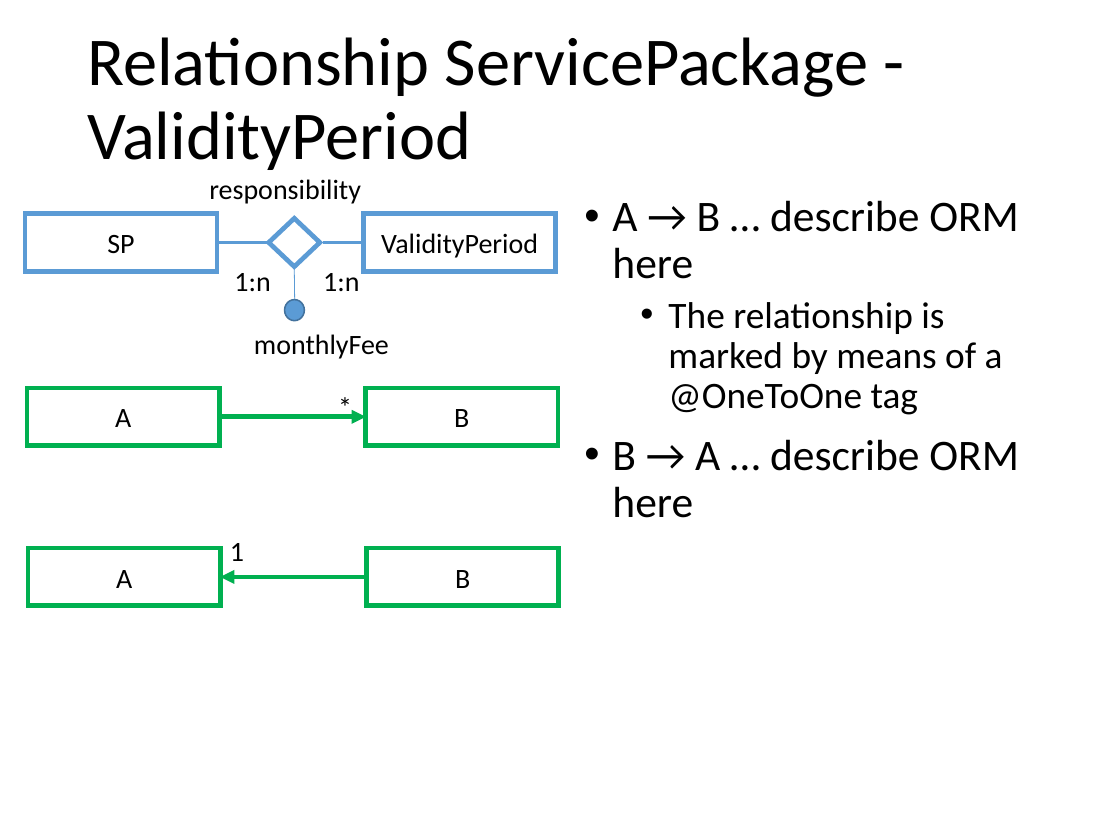
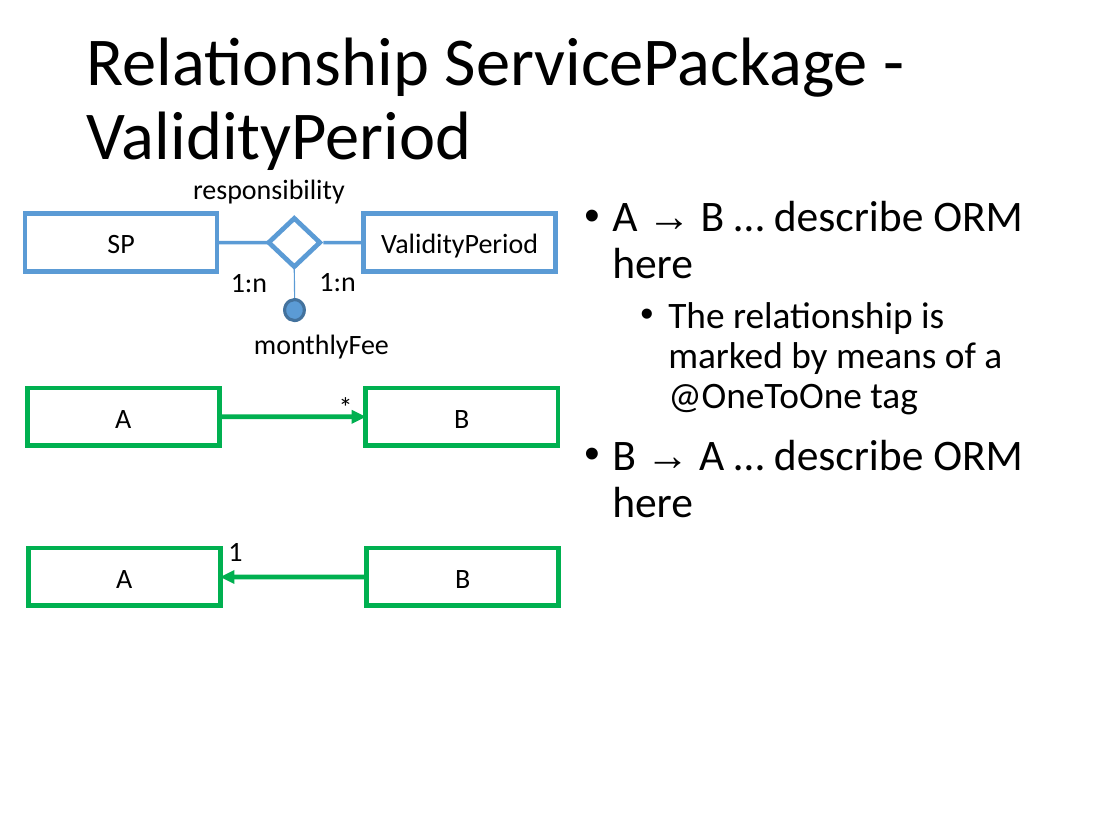
Before and after one commit to ubersandro/telcoServiceProject_DB2, a slide deck: slide 30 of TelcoProjectDocumentation.pptx (slide 27 before the commit). Drawn at 1120x840 pixels with LibreOffice and Linux fonts; fonts in the diff are those of the drawing. Boxes give left, top, right and bottom in pixels: in the first picture for what was removed or moved away, otherwise in the second. Text is boxed around its words. In the diff, an @@ line names an element or a change of style, - is before the commit and + after.

```diff
--- a/TelcoProjectDocumentation.pptx
+++ b/TelcoProjectDocumentation.pptx
@@ text "responsibility": place and size @@
-text "responsibility" at (209,179,361,204)
+text "responsibility" at (193,179,345,204)
@@ text "A → B … describe ..." at (612,200,1023,518): font Calibri to Arial in "→", "→" @@
@@ line (295, 304) - (295, 267): stroke #5B9BD5 0.5 pt to #5B9BD5 0.75 pt @@
@@ text "1:n": place and size @@
-text "1:n" at (323,273,359,291)
+text "1:n" at (319,273,355,291)
```
Also in this commit, not shown: 33 other slides changed, 3 slides added, 2 other files.
